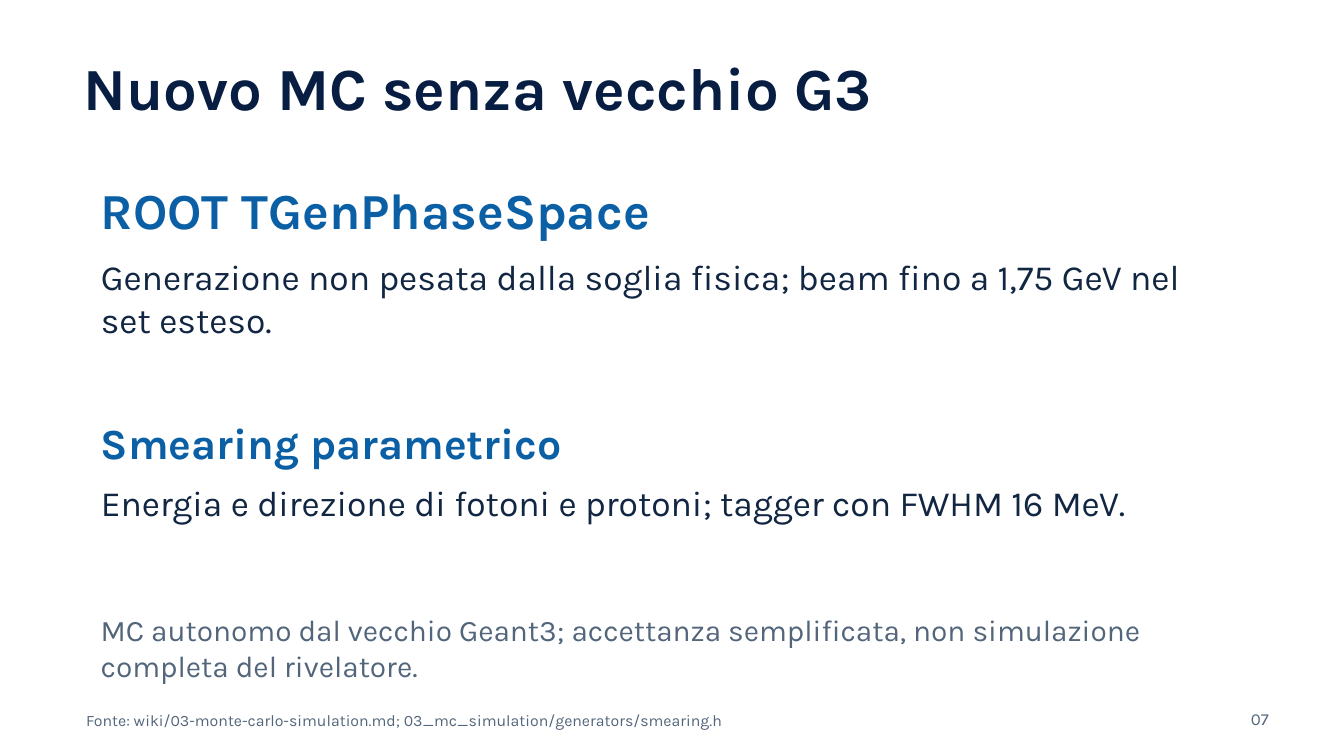
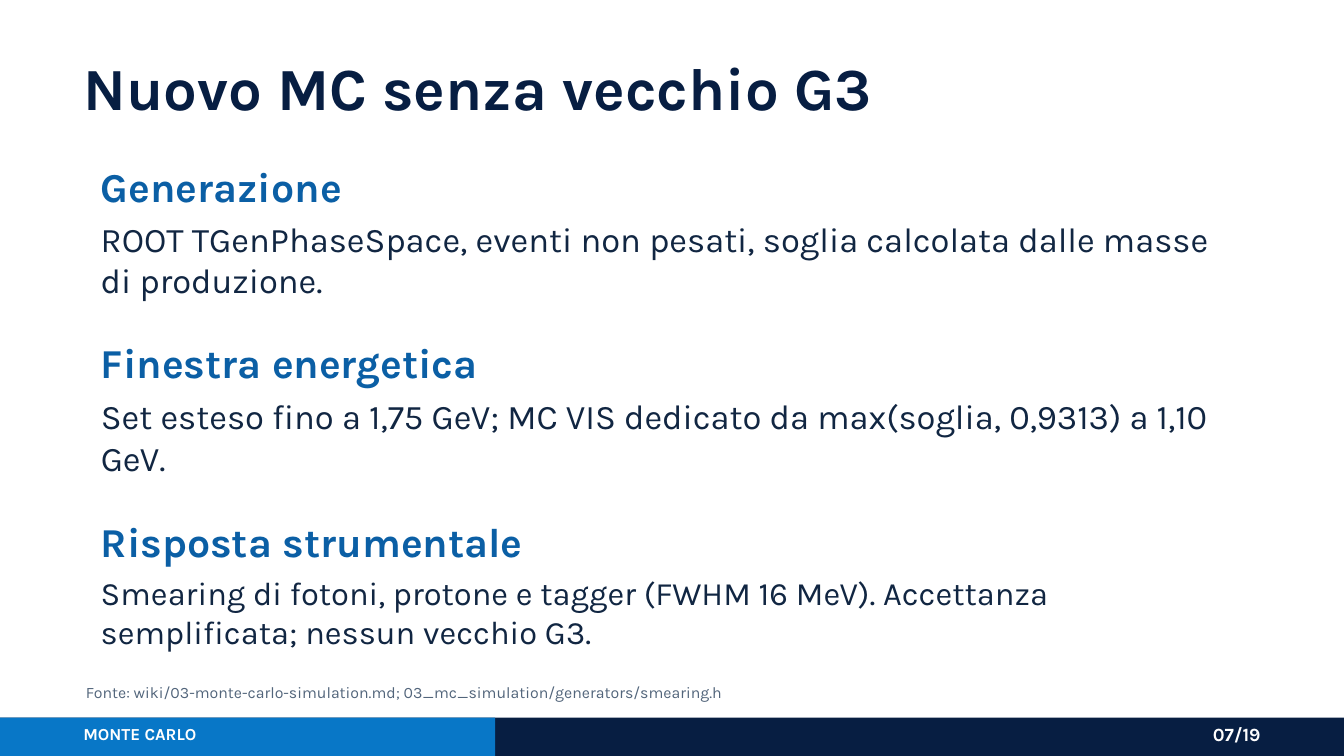
Before and after one commit to AntoninoFulci/GRAAL_Analysis, a slide deck: slide 7 of presentations/graal_analysis_framework_asimmetrie.pptx. Drawn at 1344x756 pixels with LibreOffice and Linux fonts; fonts in the diff are those of the drawing. Boxes give left, top, right and bottom in pixels: in the first picture for what was removed or moved away, otherwise in the second. Text is boxed around its words. In the diff, an @@ line names an element or a change of style, - is before the commit and + after.

Commit message:
docs: refine GRAAL presentation layout

```diff
--- a/presentations/graal_analysis_framework_asimmetrie.pptx
+++ b/presentations/graal_analysis_framework_asimmetrie.pptx
@@ text added at [101,172,342,203], 22 pt, text #0B5FA5, bold @@
+Generazione
@@ text at [101,228,1208,301]: text changed; size 27 to 18.5 pt; text colour #0B5FA5 to #112642; bold off @@
-ROOT TGenPhaseSpace
+ROOT TGenPhaseSpace, eventi non pesati, soglia calcolata dalle masse di produzione.
@@ text removed at [101,265,1179,334] @@
-Generazione non pesata dalla soglia fisica; beam fino a 1,75 GeV nel set esteso.
@@ text added at [101,348,478,389], 22 pt, text #0B5FA5, bold @@
+Finestra energetica
@@ text at [101,404,1207,472]: text changed; size 23 to 18.5 pt; text colour #0B5FA5 to #112642; bold off @@
-Smearing parametrico
+Set esteso fino a 1,75 GeV; MC VIS dedicato da max(soglia, 0,9313) a 1,10 GeV.
@@ text at [101,527,523,567]: text changed; size 19 to 22 pt; text colour #112642 to #0B5FA5; bold on @@
-Energia e direzione di fotoni e protoni; tagger con FWHM 16 MeV.
+Risposta strumentale
@@ text at [101,581,1048,652]: text changed; size 16 to 17.5 pt; text colour #52657B to #112642 @@
-MC autonomo dal vecchio Geant3; accettanza semplificata, non simulazione completa del rivelatore.
+Smearing di fotoni, protone e tagger (FWHM 16 MeV). Accettanza semplificata; nessun vecchio G3.
@@ text "Fonte: wiki/03-monte-carlo-simulation.md; 03_mc_simulation/g ...": place and size @@
-text "Fonte: wiki/03-monte-carlo-simulation.md; 03_mc_simulation/g ..." at [86,714,722,730]
+text "Fonte: wiki/03-monte-carlo-simulation.md; 03_mc_simulation/g ..." at [86,686,722,702]
@@ rectangle added at [0,718,1344,755], fill #071E42 @@
@@ rectangle added at [0,718,495,755], fill #0877C7 @@
@@ text added at [83,729,197,741], 9 pt, text #FFFFFF, bold @@
+MONTE CARLO
@@ text at [1213,727,1261,743]: text changed; size 9 to 10 pt; text colour #52657B to #FFFFFF; bold on @@
-07
+07/19
```
Also in this commit, not shown: 15 other slides changed, 3 slides added, 3 slides removed, 2 other files.
